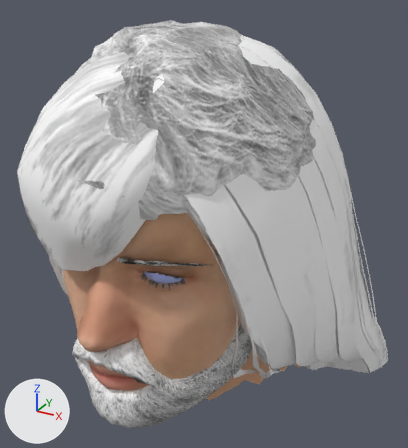
What one commit did to the glTF model assets/chars/mh_head_m.glb.
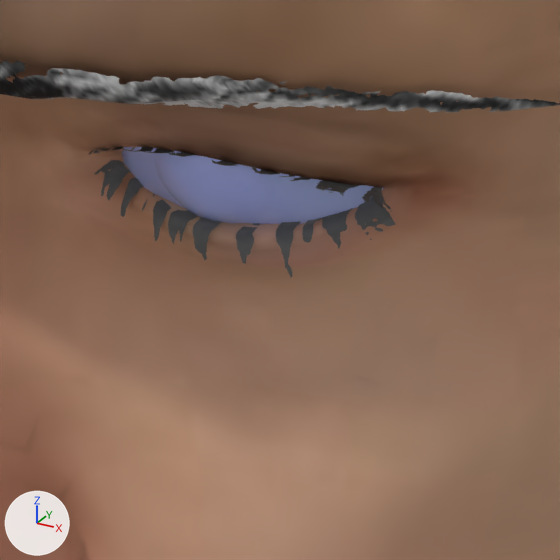
Each version is shown whole from a camera (50 mm lens) standing at (0.187, -0.374, 1.793) and looking at (-0.002, -0.03, 1.622), then close up on the part from 31% to 52% of the width and 56% to 75% of the height. Every picture has the same lights, and +X, +Y and +Z are marked at lower left. The first two pictures are the older version. Where no turn or scale is listed for an object, it has been applied to the vertices. Vertices at exactly the same position are counted once.

In view in the first close-up: 'brows', 'eyes', 'face', 'face_cov', 'lashes'.
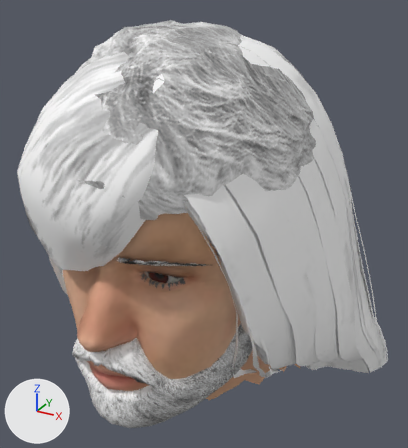
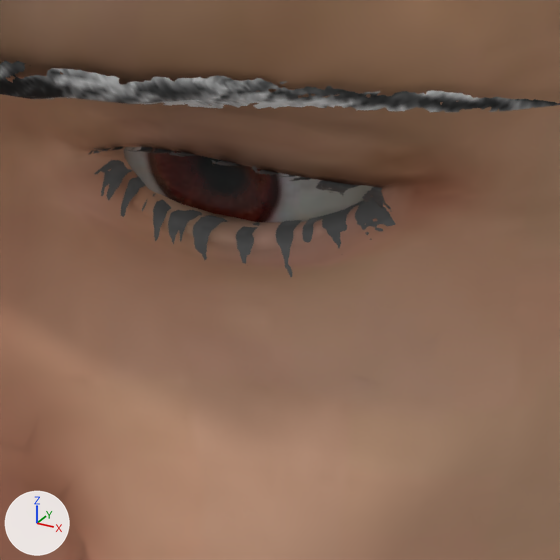
Where the newer file only moved an object's origin or applied its transform, the numbers keep the older frame.

Boxes [x1, y1, x2, y2] around the edits, measured in the close-ups (560 x 560 px):
'eyes', reshaped: before [122, 147, 383, 224]; after [124, 147, 374, 222]
part 1 of me_eyes, deleted (blue): before [122, 147, 383, 224]

Edits to the bpy script that builds the scene:
```text
Change me_eyes:
    used by ob_eyes; location = (0.0, -0.1334, 1.6424)
    remove me_eyes.from_pydata(...)  # 1064 vertices, 2040 faces; spans x -0.0451..0.0451, y -0.0127..0.0127, z -0.015..0.015
    add me_eyes.from_pydata(...)  # 552 vertices, 1060 faces; spans x -0.0447..0.0447, y -0.0107..0.0125, z -0.0146..0.0146
    me_eyes part 1: the loose piece of 256 vertices spanning x 0.0137..0.0451, y -0.0127..0.0127, z -0.015..0.015 is deleted
    other edits to the shape of me_eyes do not show in these pictures
```
